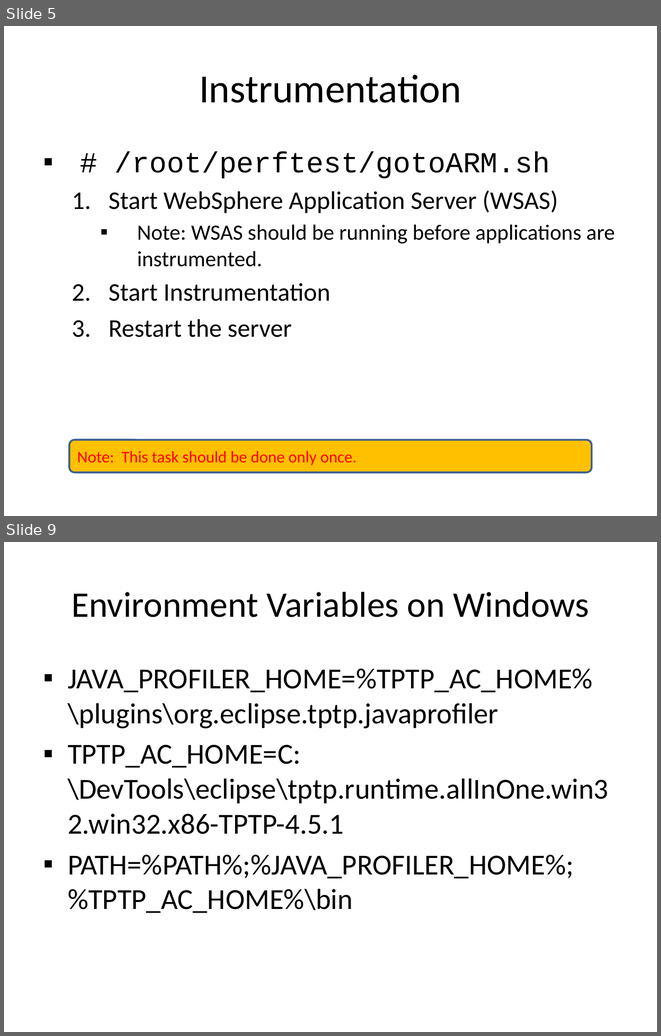
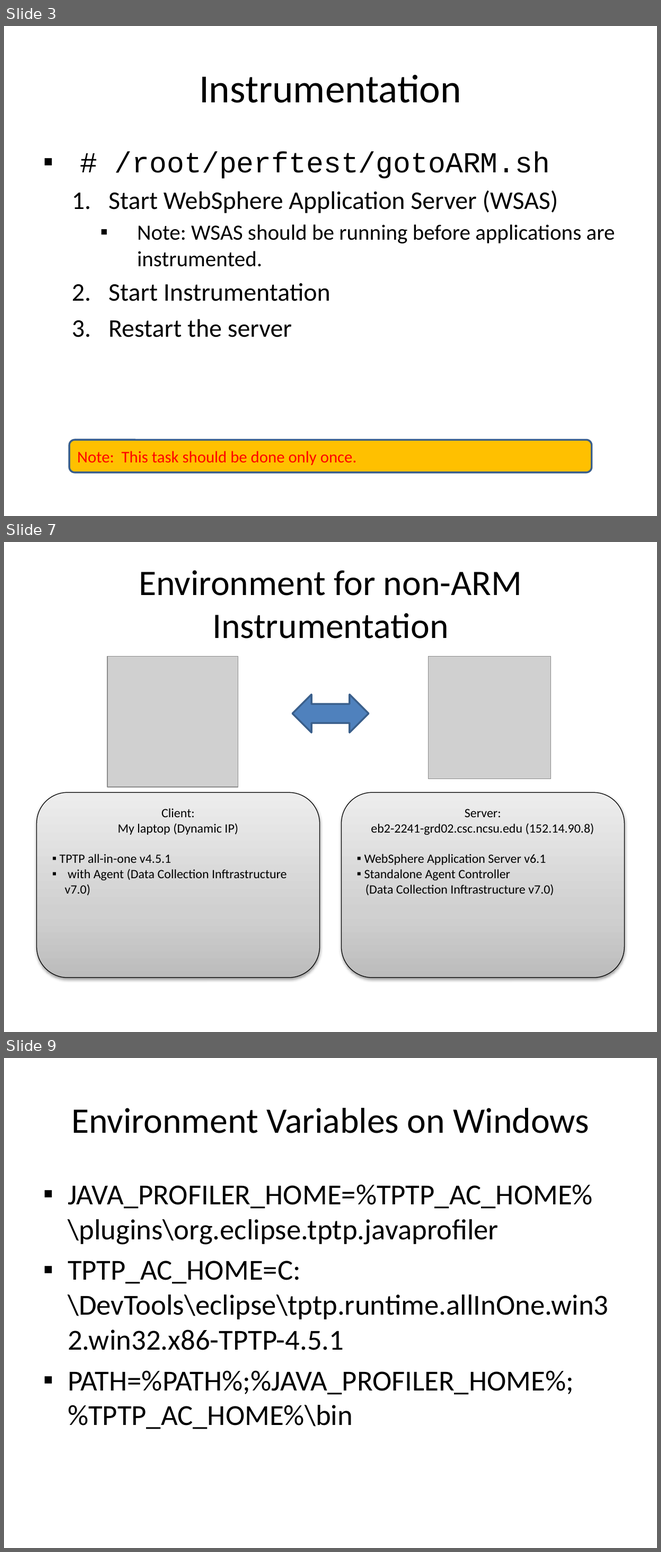
Before and after one commit to wsgan001/asegrp, a slide deck: papers/DRCPA/docs/PerfTest - Profiling.pptx. Shown one above the other, each under a label of ours: slides 5 and 9 before the commit, slides 3, 7 and 9 after it; the slides between them are not shown. The pictures are 661x1036 and 661x1552 pixels, drawn with LibreOffice and Linux fonts; fonts in the diff are those of the drawing; grey boxes stand for pictures. Boxes give left, top, right and bottom in pixels: in the first picture for what was removed or moved away, otherwise in the second. Text is boxed around its words. In the diff, an @@ line names an element or a change of style, - is before the commit and + after.

```diff
--- a/papers/DRCPA/docs/PerfTest - Profiling.pptx
+++ b/papers/DRCPA/docs/PerfTest - Profiling.pptx
@@ slide 7 added at (x1=4, y1=542, x2=657, y2=1032), background #FFFFFF @@
@@ title added at (x1=139, y1=570, x2=522, y2=638), 39.6 pt, text #000000 @@
+Environment for non-ARM Instrumentation
@@ picture added at (x1=107, y1=656, x2=238, y2=787) @@
@@ picture added at (x1=429, y1=656, x2=551, y2=779) @@
@@ left right arrow added at (x1=293, y1=694, x2=369, y2=732), fill #4F81BD, outline #3A5F8C 2 pt @@
@@ rounded rectangle added at (x1=37, y1=792, x2=319, y2=977), fill gradient #BDBDBD to #D1D1D1 to #EEEEEE, outline #000000 0.75 pt, 14 pt, text #000000 @@
+Client:
+My laptop (Dynamic IP)
+▪ TPTP all-in-one v4.5.1
+  ▪ with Agent (Data Collection Inftrastructure v7.0)
@@ rounded rectangle added at (x1=342, y1=792, x2=624, y2=977), fill gradient #BDBDBD to #D1D1D1 to #EEEEEE, outline #000000 0.75 pt, 14 pt, text #000000 @@
+Server:
+eb2-2241-grd02.csc.ncsu.edu (152.14.90.8)
+▪ WebSphere Application Server v6.1
+▪ Standalone Agent Controller
+(Data Collection Inftrastructure v7.0)
@@ what was slide 5 is now slide 3 @@
```
Also in this commit, not shown: 4 slides changed, 4 other slides added, 2 slides removed.
